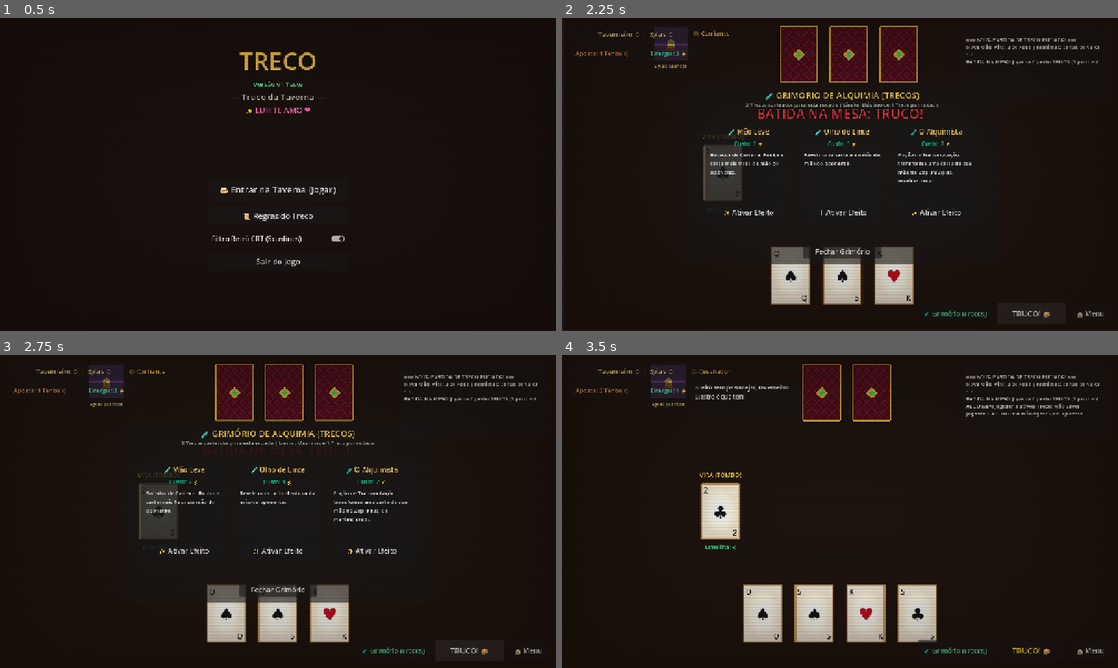
Above: before the commit, frames 1-4 (two rows, left to right).
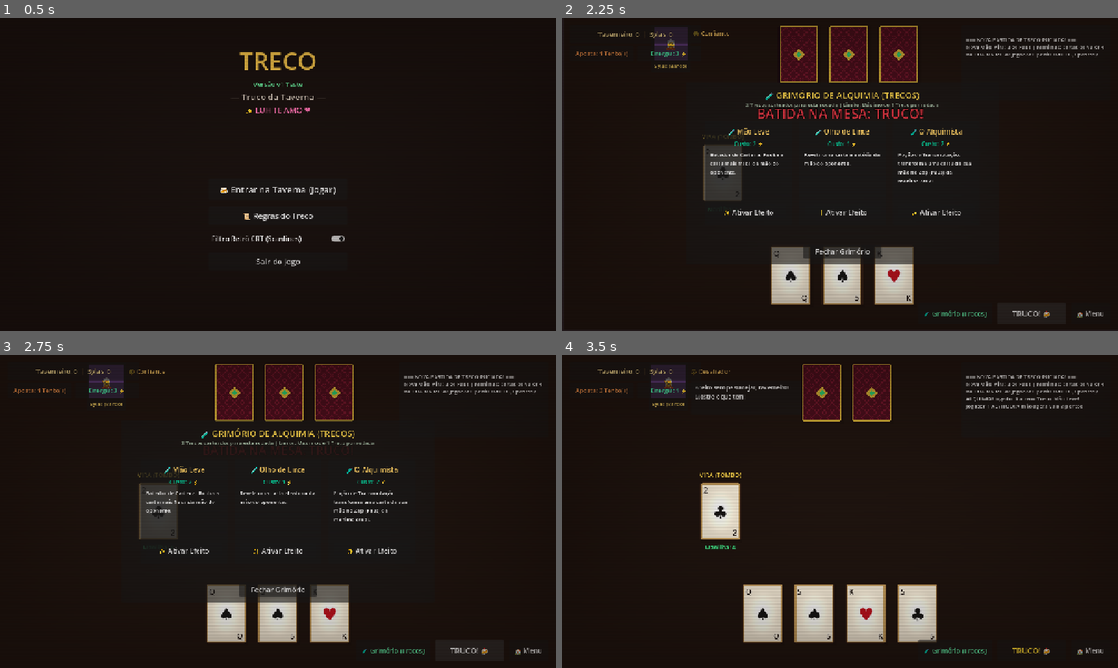
Above: after the commit, the same moments.

Repository: zakkw92/TRECO---THE---GAME
Game: Godot game, scene res://scenes/MainMenu.tscn
Same seed, same stepped clock (60 frames per second), same inputs: the game is played once before the commit and once after it.
Inputs:
- Up to frame 1 (0.5 s): no input
- Up to frame 2 (2.25 s): click "🍻 Entrar na Taverna (Jogar)" at 0.5 s; click "🧪 Grimório (Trecos)" at 1.25 s; click "TRUCO! 🍻" at 2 s
- Up to frame 3 (2.75 s): no input
- Up to frame 4 (3.5 s): click "✨ Ativar Efeito" at 2.75 s

Frame 1 is identical in both runs. In frame 2, 0.2% of the frame differs, in the area x 72-98%, y 8-15%; in frame 3, 0.2%; in frame 4, 0.5%, in the area x 30-98%, y 8-62%.

Commit message:
fix(rules): Define que quando o vira/tombo for 2 (ou 3), a manilha eh o 4

Diff:
--- a/scripts/core/TrucoRules.gd
+++ b/scripts/core/TrucoRules.gd
@@ -11,6 +11,12 @@
 }
 
 static func get_manilha_rank_for_vira(vira_rank: int) -> int:
+	# Regra da Taverna: quando o tombo/vira for 2 ou 3, a manilha é o 4
+	if vira_rank == 12: # 2
+		return 4
+	if vira_rank == 13: # 3
+		return 4
+
 	var idx = RANK_ORDER.find(vira_rank)
 	if idx == -1:
 		return 4
